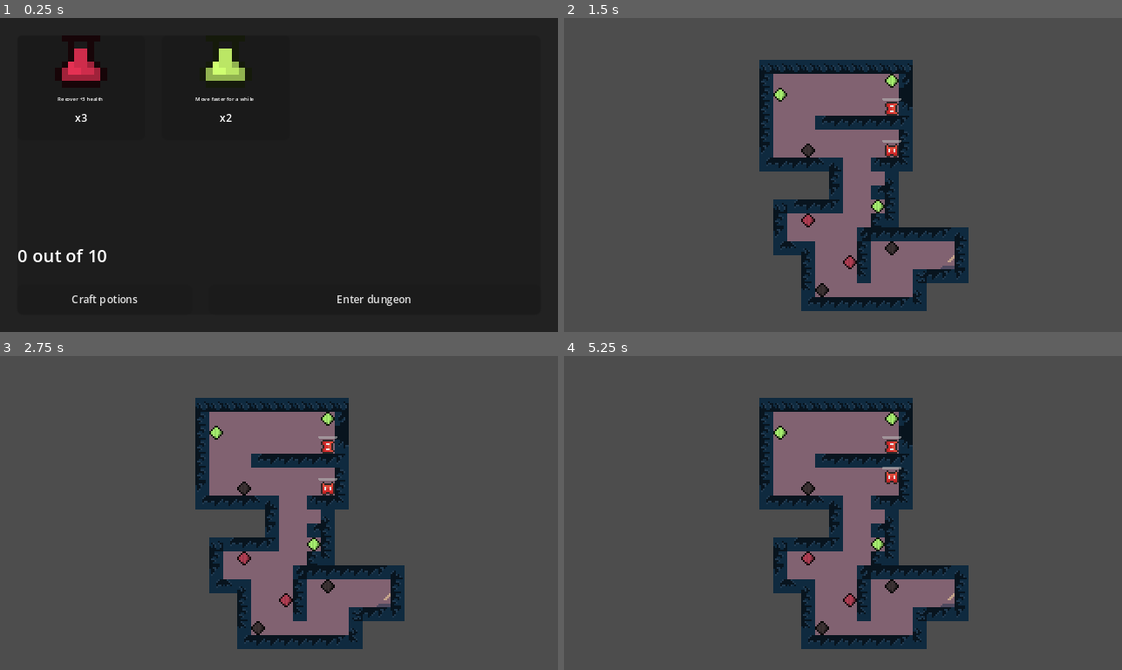
Above: before the commit, frames 1-4 (two rows, left to right).
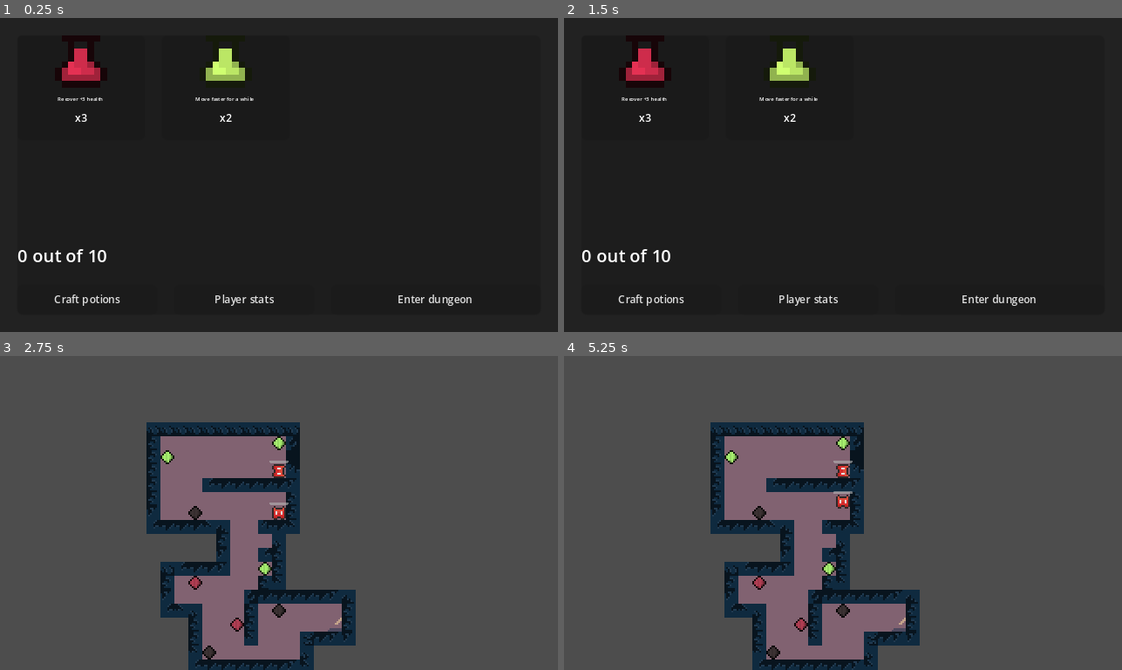
Above: after the commit, the same moments.

Repository: SandroMaglione/fukai
Game: Godot game, scene res://ui/select_inventory_ui.tscn
The game is run twice, just before and just after one commit, with the same random seed, the same clock (stepped at 60 frames per second) and the same inputs.
Inputs (mouse positions are in pixels of both pictures, inside the frame that each line leads up to):
- Up to frame 1 (0.25 s): no input
- Up to frame 2 (1.5 s): click (809, 300) at 0.5 s, where only the run after the commit has a clickable "Player stats"; click (843, 281) at 1.25 s, where only the run after the commit has a clickable "Back to inventory"
- Up to frame 3 (2.75 s): click (435, 638) at 2 s, where only the run after the commit has a clickable "Enter dungeon"
- Up to frame 4 (5.25 s): tap Enter at 2.75, 4.25 s; hold Right (move_right) 2.78-3.53 s; tap Q (use_potion) every 0.75 s from 2.85 to 5.1 s; tap Space at 3.5, 5 s; hold Down (move_down) 3.53-4.28 s; hold Right (move_right) 4.28-5.03 s; hold Up (move_up) from 5.03 s (still down)

The runs differ from the first frame. In frame 1, 0.7% of the frame differs, in the area x 9-85%, y 88-92%; in frame 2, 96%, in the area x 0-100%, y 0-100%; in frame 3, 25%; in frame 4, 25%.

Commit message:
added player camera and stats texture

Diff:
--- a/entities/player.tscn
+++ b/entities/player.tscn
@@ -23,6 +23,16 @@
 [node name="Player" type="Node2D" groups=["player", "turn_moving"]]
 script = ExtResource("1_gc0gy")
 
+[node name="Camera2D" type="Camera2D" parent="."]
+position_smoothing_enabled = true
+position_smoothing_speed = 1.0
+drag_horizontal_enabled = true
+drag_vertical_enabled = true
+drag_left_margin = 0.1
+drag_top_margin = 0.1
+drag_right_margin = 0.1
+drag_bottom_margin = 0.1
+
 [node name="GridMovement" parent="." node_paths=PackedStringArray("actor") instance=ExtResource("3_c41b5")]
 collision_mask = 62
 actor = NodePath("..")
--- a/ui/player_stats_ui.tscn
+++ b/ui/player_stats_ui.tscn
@@ -1,7 +1,11 @@
-[gd_scene load_steps=4 format=3 uid="uid://d2bsqmjj0tgyj"]
+[gd_scene load_steps=8 format=3 uid="uid://d2bsqmjj0tgyj"]
 
 [ext_resource type="PackedScene" uid="uid://cauja3vbddl3x" path="res://ui/single_player_stat_ui.tscn" id="1_470bp"]
 [ext_resource type="Script" path="res://ui/player_stats_ui.gd" id="1_vywx6"]
+[ext_resource type="Texture2D" uid="uid://crg7ddqi8kjkj" path="res://assets/sprites/player-sprite.png" id="3_jlts3"]
+[ext_resource type="Texture2D" uid="uid://dydeh3uml7diq" path="res://assets/potion-sprite.png" id="4_x76dj"]
+[ext_resource type="Texture2D" uid="uid://iv3qv4yrd22w" path="res://assets/crystal-sprite.png" id="5_8a2so"]
+[ext_resource type="Texture2D" uid="uid://bucegg3no52h0" path="res://assets/sprites/stairs-sprite.png" id="6_bq7nc"]
 
 [sub_resource type="LabelSettings" id="LabelSettings_s07y5"]
 line_spacing = 2.08165e-12
@@ -53,18 +57,22 @@
 [node name="HealthStat" parent="ColorRect/MarginContainer/VBoxContainer/CenterContainer/GridContainer" instance=ExtResource("1_470bp")]
 unique_name_in_owner = true
 layout_mode = 2
+stat_texture_source = ExtResource("3_jlts3")
 
 [node name="SpeedStat" parent="ColorRect/MarginContainer/VBoxContainer/CenterContainer/GridContainer" instance=ExtResource("1_470bp")]
 unique_name_in_owner = true
 layout_mode = 2
+stat_texture_source = ExtResource("4_x76dj")
 
 [node name="AttackStat" parent="ColorRect/MarginContainer/VBoxContainer/CenterContainer/GridContainer" instance=ExtResource("1_470bp")]
 unique_name_in_owner = true
 layout_mode = 2
+stat_texture_source = ExtResource("5_8a2so")
 
 [node name="DefenseStat" parent="ColorRect/MarginContainer/VBoxContainer/CenterContainer/GridContainer" instance=ExtResource("1_470bp")]
 unique_name_in_owner = true
 layout_mode = 2
+stat_texture_source = ExtResource("6_bq7nc")
 
 [node name="PointsToAssignLabel" type="Label" parent="ColorRect/MarginContainer/VBoxContainer"]
 unique_name_in_owner = true
--- a/ui/select_inventory_ui.gd
+++ b/ui/select_inventory_ui.gd
@@ -113,3 +113,6 @@
 
 func _on_craft_potions_button_pressed():
 	get_tree().change_scene_to_file("res://ui/craft_potions_ui.tscn")
+
+func _on_player_stats_button_pressed():
+	get_tree().change_scene_to_file("res://ui/player_stats_ui.tscn")
--- a/ui/select_inventory_ui.tscn
+++ b/ui/select_inventory_ui.tscn
@@ -82,10 +82,16 @@
 theme_override_constants/separation = 10
 
 [node name="CraftPotionsButton" type="Button" parent="MarginContainer/Panel/VBoxContainer/HFlowContainer"]
-custom_minimum_size = Vector2(100, 2.08165e-12)
+custom_minimum_size = Vector2(80, 2.08165e-12)
 layout_mode = 2
 theme_override_font_sizes/font_size = 6
 text = "Craft potions"
+
+[node name="PlayerStatsButton" type="Button" parent="MarginContainer/Panel/VBoxContainer/HFlowContainer"]
+custom_minimum_size = Vector2(80, 2.08165e-12)
+layout_mode = 2
+theme_override_font_sizes/font_size = 6
+text = "Player stats"
 
 [node name="EnterDungeonButton" type="Button" parent="MarginContainer/Panel/VBoxContainer/HFlowContainer"]
 layout_mode = 2
@@ -94,4 +100,5 @@
 text = "Enter dungeon"
 
 [connection signal="pressed" from="MarginContainer/Panel/VBoxContainer/HFlowContainer/CraftPotionsButton" to="." method="_on_craft_potions_button_pressed"]
+[connection signal="pressed" from="MarginContainer/Panel/VBoxContainer/HFlowContainer/PlayerStatsButton" to="." method="_on_player_stats_button_pressed"]
 [connection signal="pressed" from="MarginContainer/Panel/VBoxContainer/HFlowContainer/EnterDungeonButton" to="." method="_on_enter_dungeon_button_pressed"]
--- a/ui/single_player_stat_ui.gd
+++ b/ui/single_player_stat_ui.gd
@@ -4,6 +4,12 @@
 signal selected_assign_stat()
 
 @onready var points_assigned_label = %PointsAssignedLabel
+@onready var stat_texture = %StatTexture
+
+@export var stat_texture_source: Texture2D
+
+func _ready():
+	stat_texture.texture = stat_texture_source
 
 var points_assigned: int = 0:
 	set(value):
--- a/ui/single_player_stat_ui.tscn
+++ b/ui/single_player_stat_ui.tscn
@@ -26,7 +26,8 @@
 grow_horizontal = 2
 grow_vertical = 2
 
-[node name="TextureRect" type="TextureRect" parent="AssignStatPointButton/VBoxContainer"]
+[node name="StatTexture" type="TextureRect" parent="AssignStatPointButton/VBoxContainer"]
+unique_name_in_owner = true
 custom_minimum_size = Vector2(40, 2.08165e-12)
 layout_mode = 2
 texture = ExtResource("1_c6kyn")
